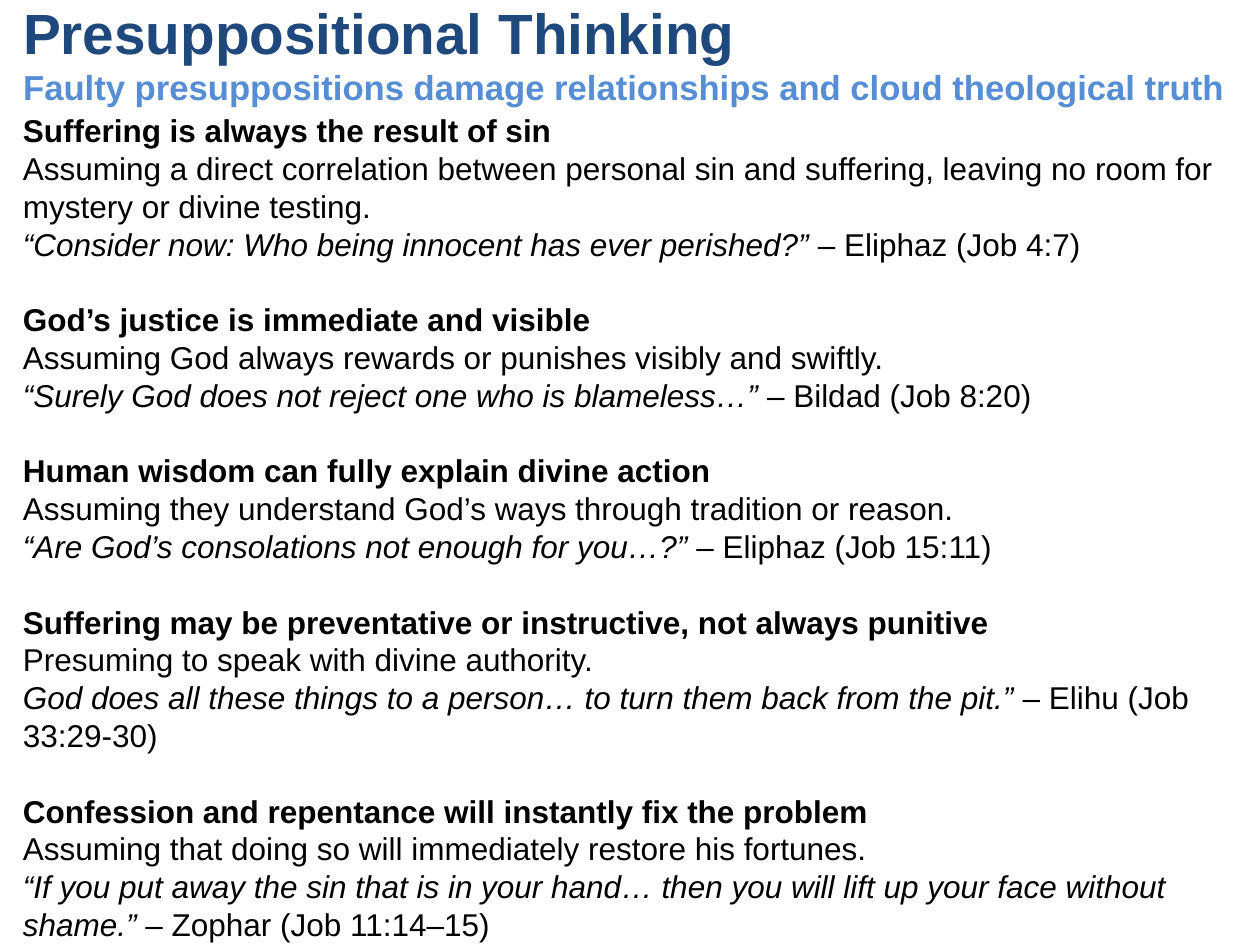
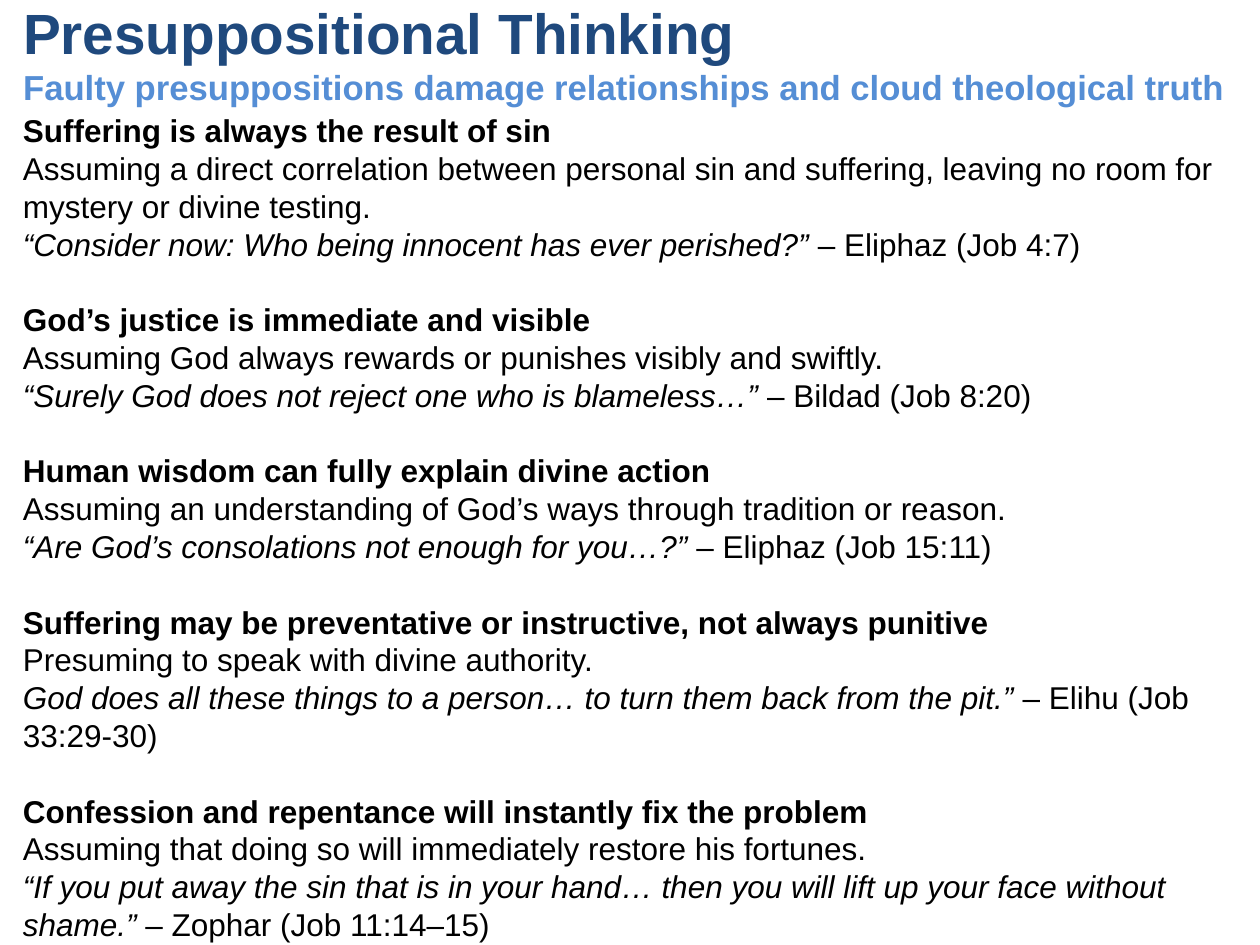
Before and after one commit to UsefulEngines/EvangelismPublic, a slide deck: slide 7 of 2025-Q3/Unity1/2025-07-06-Unity.pptx. Drawn at 1260x945 pixels with LibreOffice and Linux fonts; fonts in the diff are those of the drawing. Boxes give left, top, right and bottom in pixels: in the first picture for what was removed or moved away, otherwise in the second. Text is boxed around its words. In the diff, an @@ line names an element or a change of style, - is before the commit and + after.

```diff
--- a/2025-Q3/Unity1/2025-07-06-Unity.pptx
+++ b/2025-Q3/Unity1/2025-07-06-Unity.pptx
@@ text at [23, 459, 1006, 526]: text changed @@
-Human wisdom can fully explain divine action
-Assuming they understand God’s ways through tradition or reason.
+Human wisdom can fully explain divine action
+Assuming an understanding of God’s ways through tradition or reason.
```
Also in this commit, not shown: 1 other file.
